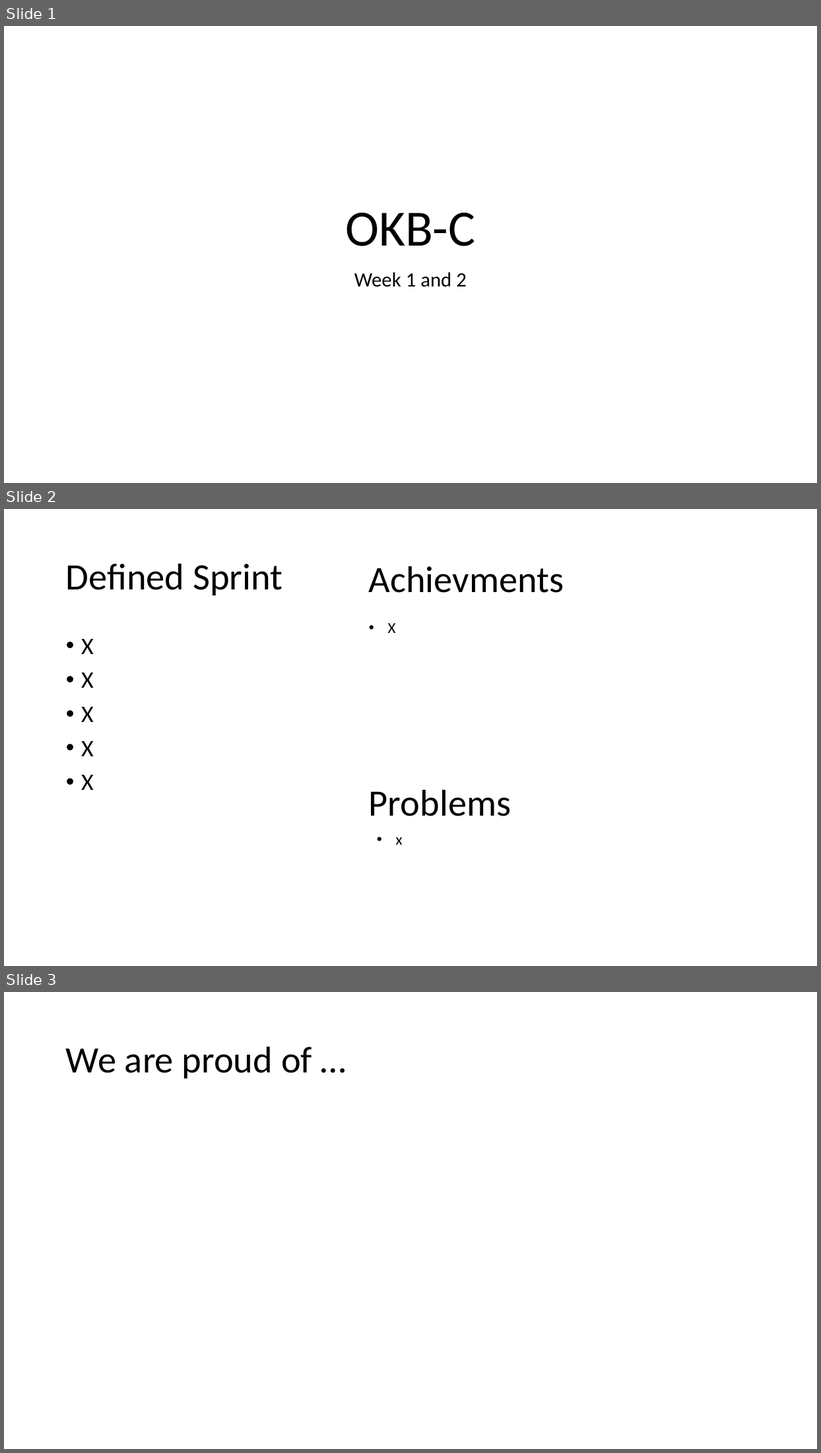
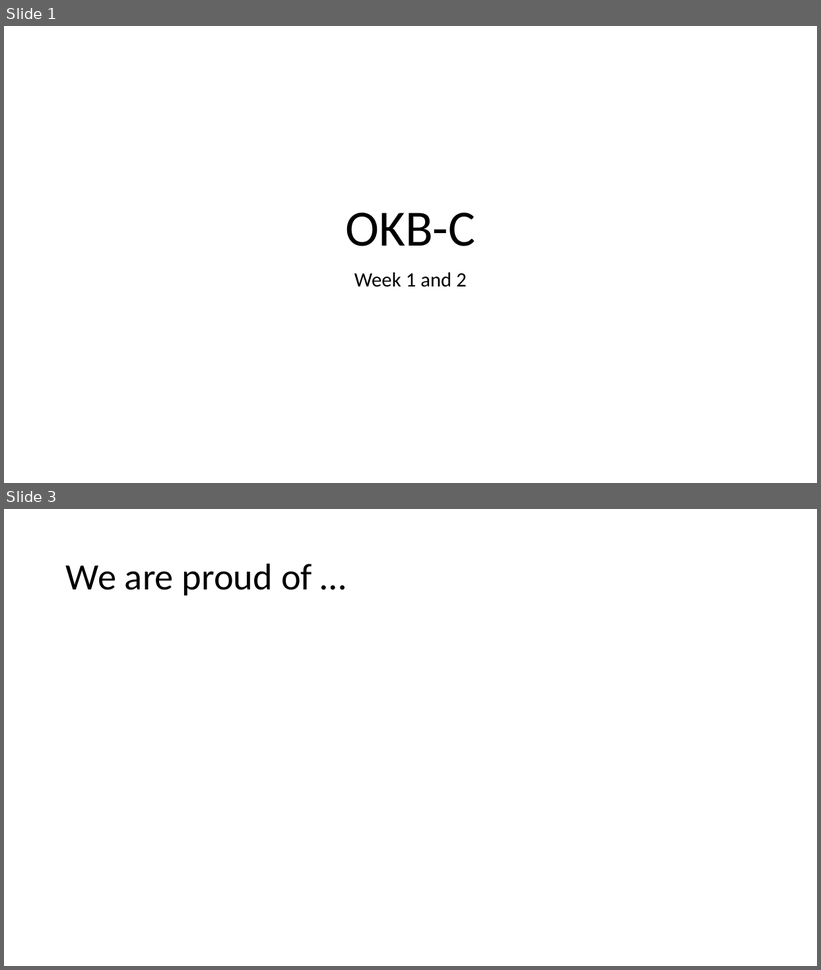
Before and after one commit to Institute-Web-Science-and-Technologies/OKB, a slide deck: submissions/w2/w2_OKB-C.pptx. Shown one above the other, each under a label of ours: slides 1, 2 and 3 before the commit, slides 1 and 3 after it; the slides between them are not shown. The pictures are 821x1453 and 821x970 pixels, drawn with LibreOffice and Linux fonts; fonts in the diff are those of the drawing. Boxes give left, top, right and bottom in pixels: in the first picture for what was removed or moved away, otherwise in the second. Text is boxed around its words. In the diff, an @@ line names an element or a change of style, - is before the commit and + after.

```diff
--- a/submissions/w2/w2_OKB-C.pptx
+++ b/submissions/w2/w2_OKB-C.pptx
@@ slide 2 removed at bbox=[4, 509, 817, 966], background #FFFFFF @@
@@ title removed at bbox=[66, 563, 283, 595] @@
-Defined Sprint
@@ text removed at bbox=[369, 566, 564, 593] @@
-Achievments
@@ text removed at bbox=[388, 623, 396, 633] @@
-• X
@@ text removed at bbox=[81, 639, 94, 790] @@
-• X
-• X
-• X
-• X
-• X
@@ text removed at bbox=[369, 789, 511, 817] @@
-Problems
@@ text removed at bbox=[396, 838, 403, 845] @@
-• x
```
Also in this commit, not shown: 1 slide changed, 1 slide added.
